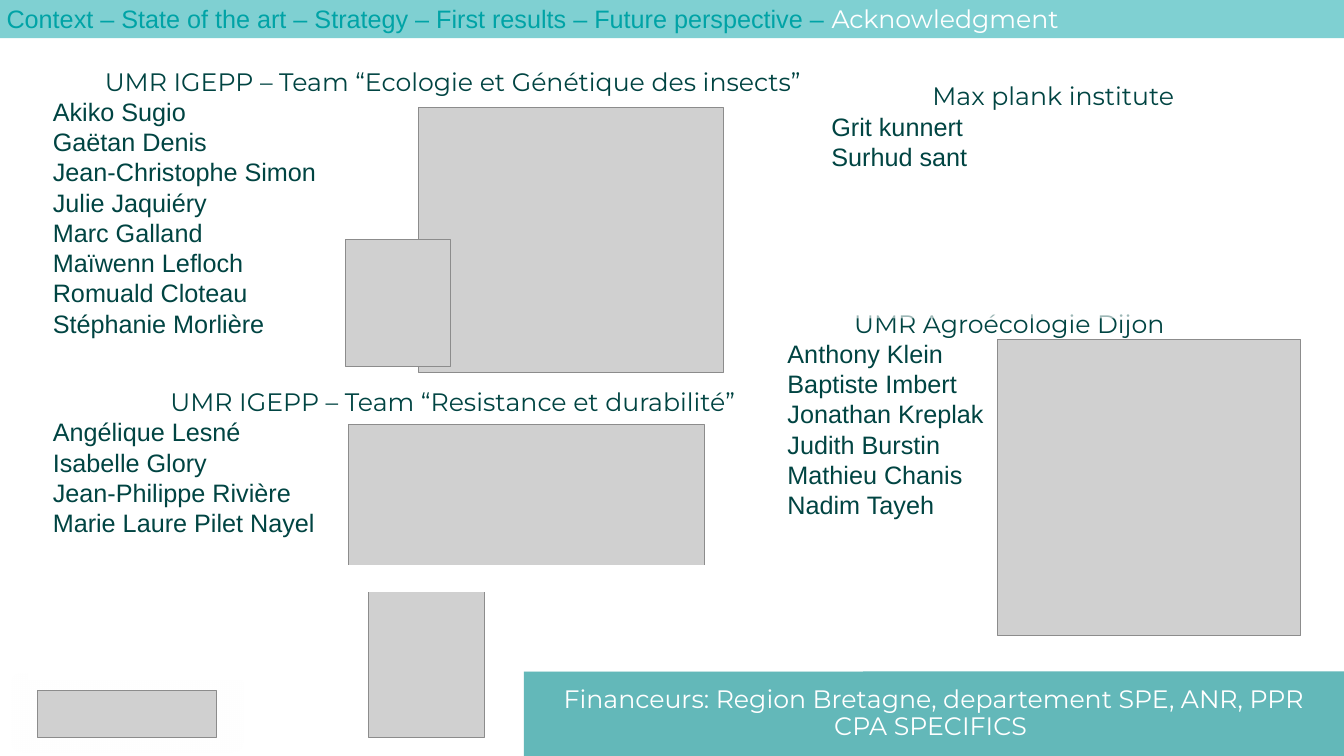
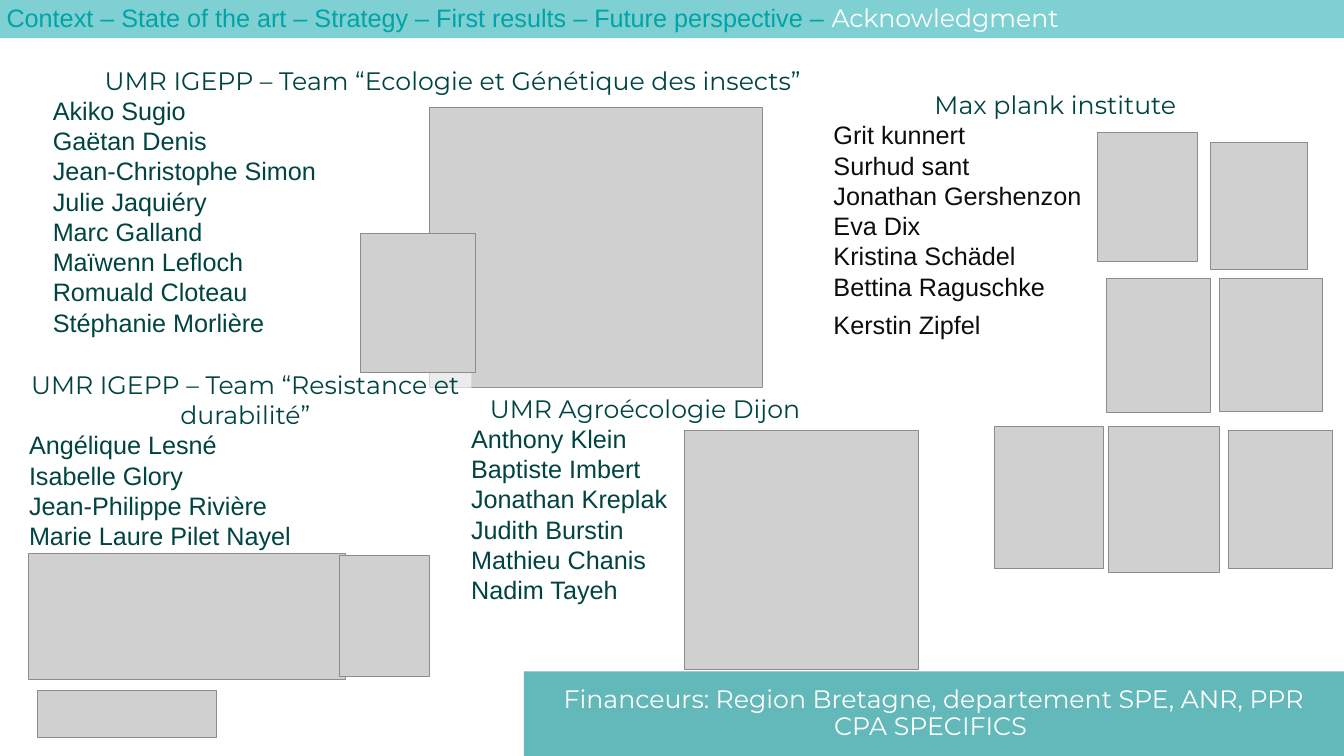
Before and after one commit to igepp-egi/faba_specifics, a slide deck: slide 39 of M01-metabolomic-analysis/untargeted_metabolomic/presentation metabo.pptx (slide 31 before the commit). Drawn at 1344x756 pixels with LibreOffice and Linux fonts; fonts in the diff are those of the drawing; grey boxes stand for pictures. Boxes give left, top, right and bottom in pixels: in the first picture for what was removed or moved away, otherwise in the second. Text is boxed around its words. In the diff, an @@ line names an element or a change of style, - is before the commit and + after.

```diff
--- a/M01-metabolomic-analysis/untargeted_metabolomic/presentation metabo.pptx
+++ b/M01-metabolomic-analysis/untargeted_metabolomic/presentation metabo.pptx
@@ rectangle "06/2025": place and size @@
-rectangle "06/2025" at (345,567,758,592)
+rectangle "06/2025" at (0,1,1341,756)
@@ rectangle removed at (0,0,1341,756) @@
@@ text "Max plank institute": place and size @@
-text "Max plank institute" at (831,86,1174,167)
+text "Max plank institute" at (833,95,1176,340)
@@ picture: place and size @@
-picture at (418,108,724,373)
+picture at (430,108,762,388)
@@ text at (833,125,970,176): text colour #004442 to #0D0D0D in "Grit kunnert", "Surhud sant" @@
@@ picture added at (1097,133,1197,262) @@
@@ picture added at (1211,142,1309,270) @@
@@ text at (833,186,1081,340): paragraphs added @@
+Jonathan Gershenzon
+Eva Dix
+Kristina Schädel
+Bettina Raguschke
+Kerstin Zipfel
@@ picture: place and size @@
-picture at (345,240,451,366)
+picture at (361,234,476,373)
@@ picture added at (1106,278,1210,412) @@
@@ picture added at (1220,278,1323,411) @@
@@ text "UMR IGEPP – Team “Resistance ..." rewrapped from (53,392,735,538) to (29,369,459,551) @@
@@ text "UMR Agroécologie Dijon" rewrapped from (787,314,1164,520) to (471,399,800,605) @@
@@ picture: place and size @@
-picture at (998,340,1302,635)
+picture at (685,431,919,669)
@@ picture added at (994,426,1103,569) @@
@@ picture added at (1108,427,1220,573) @@
@@ picture added at (1229,431,1334,569) @@
@@ picture: place and size @@
-picture at (349,424,705,576)
+picture at (28,554,345,680)
@@ picture: place and size @@
-picture at (369,586,484,737)
+picture at (340,556,431,677)
```
Also in this commit, not shown: 21 other slides changed, 19 slides added, 7 slides removed, 1 other file.
